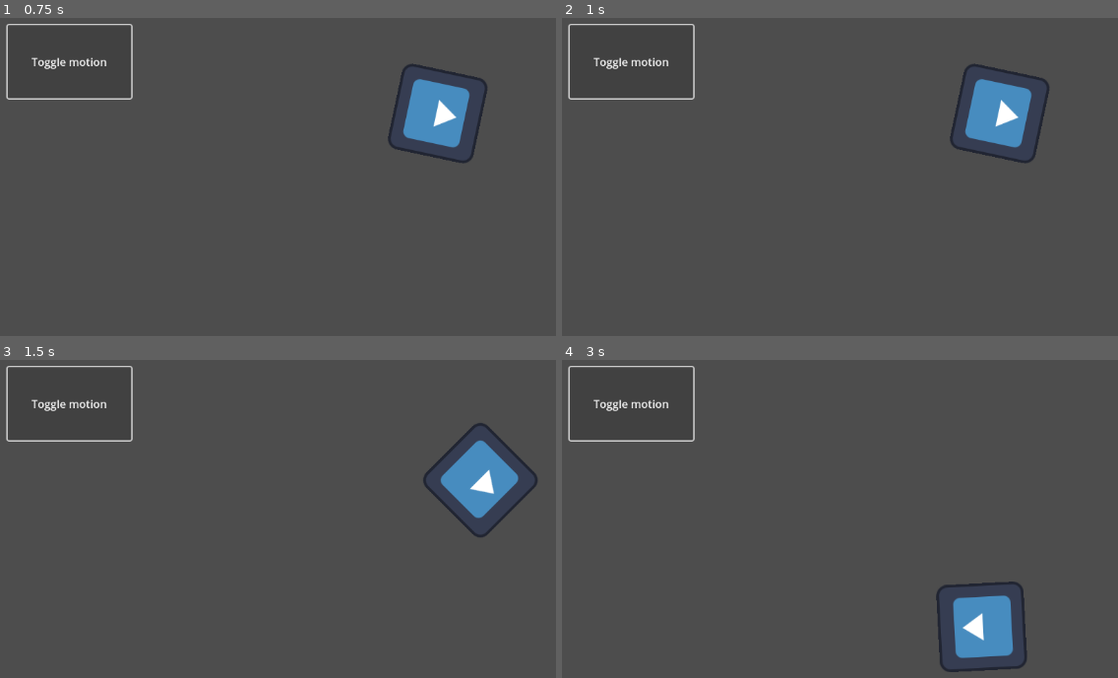
Above: before the commit, frames 1-4 (two rows, left to right).
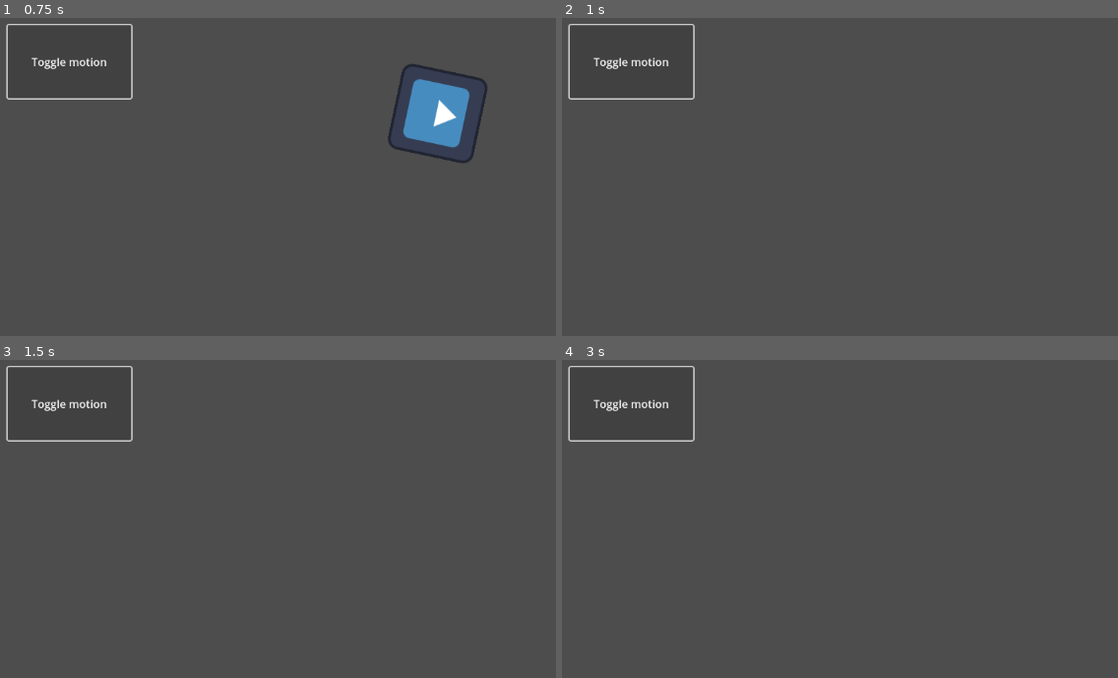
Above: after the commit, the same moments.

Repository: lfkood/Kooliks
Game: Godot game, scene res://node_2d.tscn
The game is run twice, just before and just after one commit, with the same random seed, the same clock (stepped at 60 frames per second) and the same inputs. The project has no main scene, so this scene is started directly. The engine's default icon, where the game draws it, is replaced by a stand-in: a white triangle on a blue panel in a dark square.
Inputs:
- Up to frame 1 (0.75 s): click "Toggle motion" at 0.5 s
- Up to frame 2 (1 s): no input
- Up to frame 3 (1.5 s): click "Toggle motion" at 1.25 s
- Up to frame 4 (3 s): click "Toggle motion" at 2 s; tap Enter at 2.75 s

Frame 1 is identical in both runs. In frame 2, 2.6% of the frame differs, in the area x 69-88%, y 14-46%; in frame 3, 2.5%; in frame 4, 2.6%, in the area x 67-84%, y 69-99%.

Commit message:
omg
ma unustasin teksti lisada haha

Diff:
--- a/Sprite2D.gd
+++ b/Sprite2D.gd
@@ -1,23 +1,23 @@
 extends Sprite2D
-
 
 var speed = 400
 var angular_speed = PI
 
-# Called when the node enters the scene tree for the first time.
+
 func _ready():
-	pass # Replace with function body.
+	var timer = get_node("Timer")
+	timer.timeout.connect(_on_timer_timeout)
 
 
-# Called every frame. 'delta' is the elapsed time since the previous frame.
 func _process(delta):
 	rotation += angular_speed * delta
 	var velocity = Vector2.UP.rotated(rotation) * speed
 	position += velocity * delta
 
 
+func _on_button_pressed():
+	set_process(not is_processing())
 
 
-
-func _on_button_pressed():
-	set_process(not is_processing())
+func _on_timer_timeout():
+	visible = not visible
--- a/node_2d.tscn
+++ b/node_2d.tscn
@@ -7,6 +7,9 @@
 [node name="Sprite2D" parent="." instance=ExtResource("1_76wj0")]
 position = Vector2(503, 288)
 
+[node name="Timer" type="Timer" parent="Sprite2D"]
+autostart = true
+
 [node name="Button" type="Button" parent="."]
 offset_left = 30.0
 offset_top = 38.0
Not shown, changed: lingid.md
Not shown, changed: readme.md
